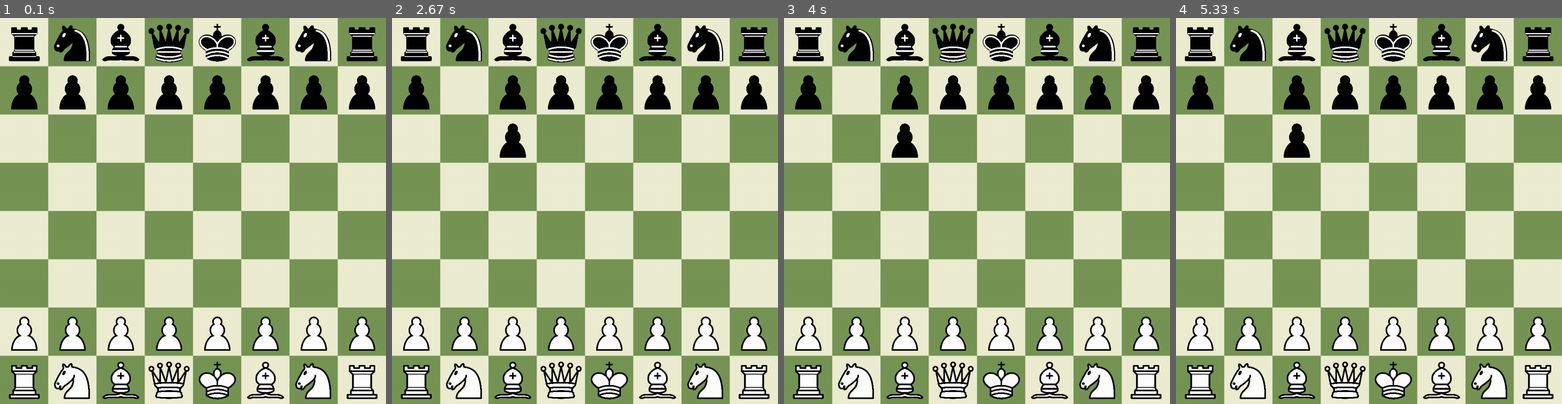
Above: before the commit, frames 1-4 (left to right).
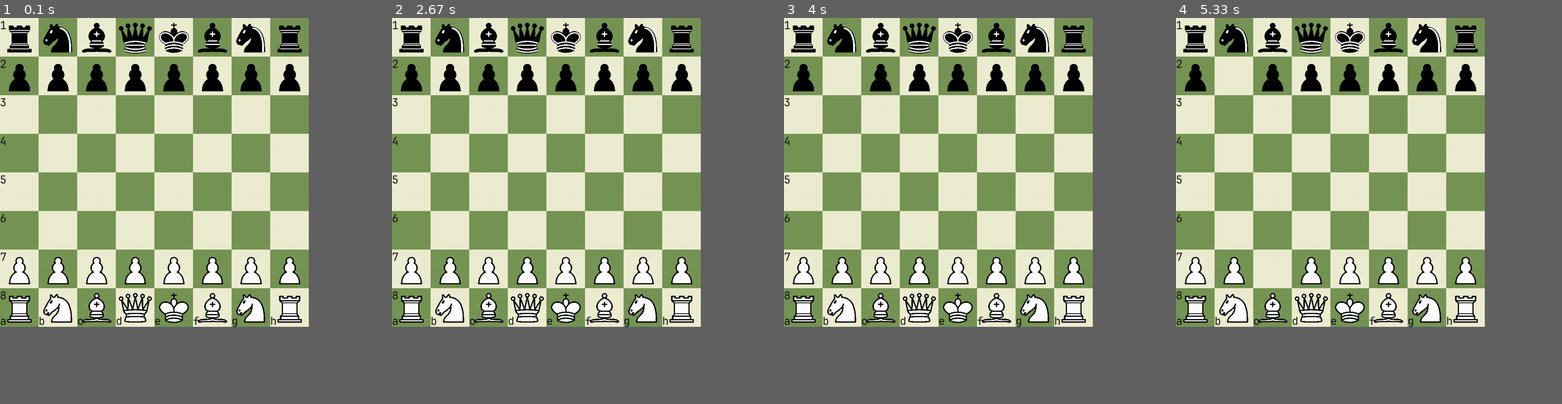
Above: after the commit, the same moments.

Repository: Eugen-str/sah-pygame
Game: pygame game, started from src/Main.py
Same seed, same stepped clock (60 frames per second), same inputs: the game is played once before the commit and once after it.
Inputs (mouse positions are in pixels of both pictures, inside the frame that each line leads up to):
- Up to frame 1 (0.1 s): no input
- Up to frame 2 (2.67 s): tap Space at 0.33 s; tap Enter at 0.67 s; hold Z 1-1.47 s; click (473, 110) at 2.07 s; click (534, 118) at 2.4 s
- Up to frame 3 (4 s): click (1019, 222) at 2.73 s; click (1019, 145) at 3.07 s; click (1050, 149) at 3.4 s; click (845, 68) at 3.73 s
- Up to frame 4 (5.33 s): click (1345, 160) at 4.07 s; click (1284, 261) at 4.4 s
In our replay, the window is 900x900 before the commit and 720x720 after it. These sizes can differ from the game's own. Grey fills any space a smaller window leaves; there, only what the larger window draws over its background counts as a difference.

The runs differ from the first frame. In frame 1, 60% of the frame differs, in the area x 0-100%, y 0-100%; in frame 2, 60%; in frame 3, 59%; in frame 4, 59%.

Commit message:
Notacija, ljepsa ploca.

Diff:
--- a/src/Logika.py
+++ b/src/Logika.py
@@ -10,21 +10,44 @@
             ["bp", "bp", "bp", "bp", "bp", "bp", "bp", "bp"],
             ["bt", "bs", "bl", "bq", "bk", "bl", "bs", "bt"]
         ]
+        self.brojPoteza = 0
+        self.bijeliNaPotezu = True
+        self.listaPoteza = []
 
     def napraviPotez(self, potez):
+        self.brojPoteza += 1
+
         self.ploca[potez.redPoc][potez.linPoc] = "--"
         self.ploca[potez.redZav][potez.linZav] = potez.figura
 
+        self.listaPoteza.append(potez)
+        self.bijeliNaPotezu = not self.bijeliNaPotezu
+
+    def vratiPotez(self):
+        if len(self.listaPoteza) > 0:
+            potez = self.listaPoteza.pop()
+
+            self.ploca[potez.redZav][potez.linZav] = potez.uzetaFigura
+            self.ploca[potez.redPoc][potez.linPoc] = potez.figura
+
+            self.bijeliNaPotezu = not self.bijeliNaPotezu
+
 class Potez:
     def __init__(self, kvPocetak, kvKraj, ploca):
-        #red (1-8), linija (a-h)
+        # red (1-8), linija (a-h)
         self.redPoc = kvPocetak[1]
         self.linPoc = kvPocetak[0]
 
         self.redZav = kvKraj[1]
         self.linZav = kvKraj[0]
 
+        self.uzetaFigura = ploca[self.redZav][self.linZav]
         self.figura = ploca[self.redPoc][self.linPoc]
 
-    def genNotacija(self):
-        redovi = {'a' : 0, 'b' : 1, 'c' : 2, 'd' : 3, 'e' : 4, 'f' : 5, 'g' : 6, 'h' : 7}
+    def genNotacija(self, stanje: stanjeIgre):
+        uzeto = ""
+        if self.uzetaFigura != "--":
+            uzeto = "x"
+
+        return str(stanje.brojPoteza) + ". " + self.figura[1].upper() + uzeto + chr(self.linZav + ord('a')) + str(
+            self.redZav + 1)
--- a/src/Main.py
+++ b/src/Main.py
@@ -3,50 +3,64 @@
 
 from Logika import stanjeIgre
 
-DIMENZIJA = 1000
-KVADRAT = DIMENZIJA/8
+MAX_FPS = 20
+DIMENZIJA = 800
+KVADRAT = DIMENZIJA / 8
 SLIKE = {}
 
 def ucitajSlike():
     figure = ["bp", "bt", "bs", "bl", "bk", "bq", "cp", "ct", "cs", "cl", "cq", "ck"]
     for figura in figure:
-        SLIKE[figura] = pygame.transform.scale(pygame.image.load("slike/" + figura + ".png"), (KVADRAT, KVADRAT))
+        SLIKE[figura] = pygame.transform.scale(pygame.image.load("../slike/" + figura + ".png"), (KVADRAT, KVADRAT))
+
 
 def nacrtajFigure(screen, ploca):
     for i in range(8):
         for j in range(8):
             figura = ploca[j][i]
             if figura != "--":
-                screen.blit(SLIKE[figura], pygame.Rect(i * KVADRAT, j*KVADRAT, KVADRAT, KVADRAT))
+                screen.blit(SLIKE[figura], pygame.Rect(i * KVADRAT, j * KVADRAT, KVADRAT, KVADRAT))
 
-def nacrtajPlocu(screen):
+
+def nacrtajPlocu(screen, font):
     kvadrat = pygame.Surface((KVADRAT, KVADRAT))
     for i in range(8):
         for j in range(8):
-            if (i+j) % 2 == 0:
-                kvadrat.fill((238,238,210))
-                screen.blit(kvadrat, (i*KVADRAT, j*KVADRAT))
+            if (i + j) % 2 == 0:
+                kvadrat.fill((238, 238, 210))
+                screen.blit(kvadrat, (i * KVADRAT, j * KVADRAT))
             else:
-                kvadrat.fill((118,150,86))
-                screen.blit(kvadrat, (i*KVADRAT, j*KVADRAT))
+                kvadrat.fill((118, 150, 86))
+                screen.blit(kvadrat, (i * KVADRAT, j * KVADRAT))
+
+            if j == 0:
+                screen.blit(font.render("{}".format(i + 1), True, (18, 18, 18)), (0, i * KVADRAT))
+            if i == 7:
+                screen.blit(font.render("{}".format(chr(j + ord('a'))), True, (18, 18, 18)), (j * KVADRAT, DIMENZIJA - KVADRAT / 3))
+
+
 def main():
     pygame.init()
 
-    screen = pygame.display.set_mode((DIMENZIJA, DIMENZIJA))
+    ekran = pygame.display.set_mode((DIMENZIJA, DIMENZIJA))
     pygame.display.set_caption('Šah')
-    clock = pygame.time.Clock()
-    quit = False
+    sat = pygame.time.Clock()
+    kraj = False
+    # font preuzet sa https://www.jetbrains.com/lp/mono/
+    font = pygame.font.Font('../font/JetBrainsMono-Regular.ttf', int(KVADRAT // 3.5))
+    odabrano = False
 
-    odabrano = False
+    prviPotez = ()
+    drugiPotez = ()
 
     ucitajSlike()
 
     stanje = stanjeIgre()
 
-    while not quit:
+    while not kraj:
         for event in pygame.event.get():
             if event.type == pygame.QUIT:
-                quit = True
+                kraj = True
 
             elif event.type == pygame.MOUSEBUTTONDOWN:
                 misPoz = pygame.mouse.get_pos()
@@ -57,23 +71,35 @@
                     prviPotez = (red, linija)
 
                     odabrano = True
-                elif(odabrano and prviPotez != (red, linija)):
+                elif odabrano and prviPotez == (red, linija):
+                    prviPotez = ()
+
+                    odabrano = False
+                elif odabrano:
                     drugiPotez = (red, linija)
 
                     potez = Logika.Potez(prviPotez, drugiPotez, stanje.ploca)
+
+
                     stanje.napraviPotez(potez)
+                    print(potez.genNotacija(stanje))
 
+                    prviPotez = ()
+                    drugiPotez = ()
                     odabrano = False
 
-        nacrtajPlocu(screen)
-        nacrtajFigure(screen, stanje.ploca)
+            elif event.type == pygame.KEYDOWN:
+                if event.key == pygame.K_z:
+                    stanje.vratiPotez()
+
+        nacrtajPlocu(ekran, font)
+        nacrtajFigure(ekran, stanje.ploca)
 
         pygame.display.flip()
-        clock.tick(24)
+        sat.tick(MAX_FPS)
 
     pygame.quit()
 
 
-
 if __name__ == "__main__":
     main()
Not shown, changed: README.md
Binary file added: font/JetBrainsMono-Regular.ttf
